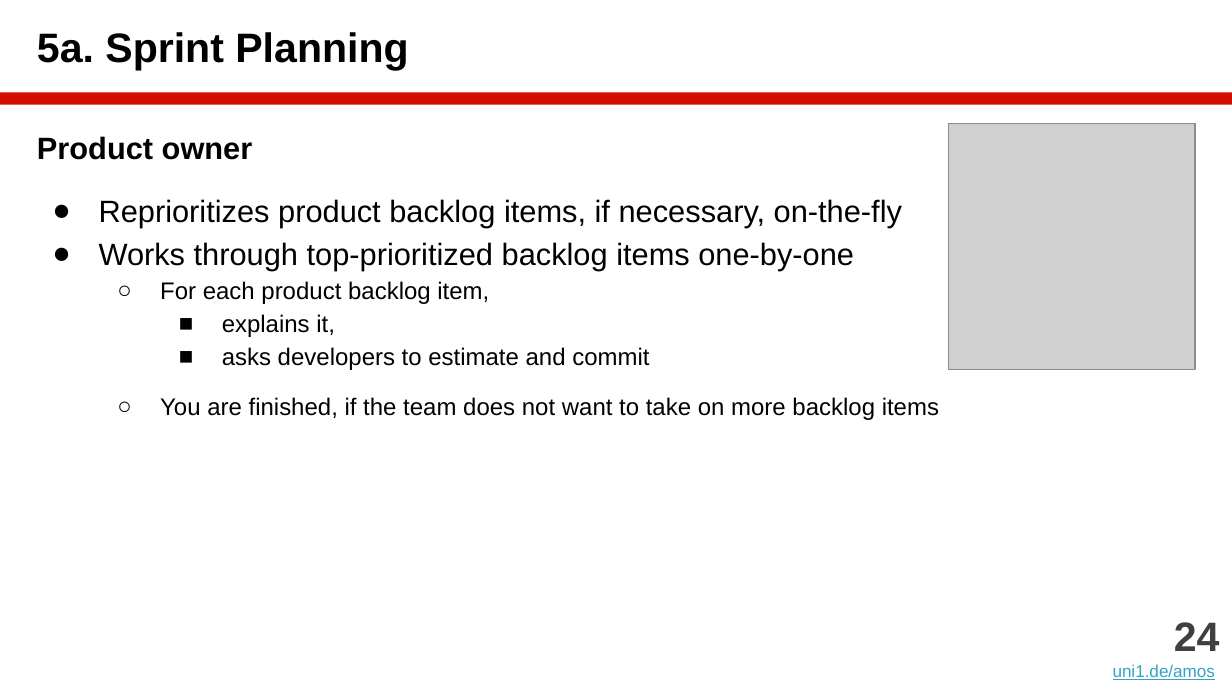
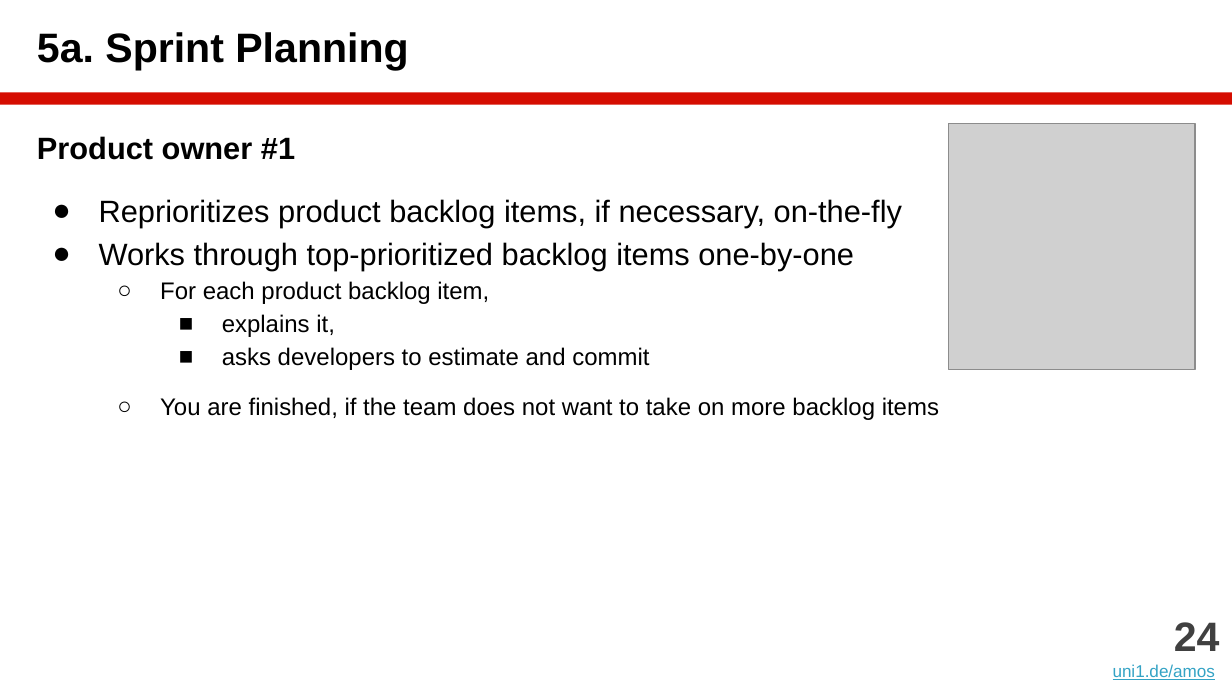
Before and after one commit to dirkriehle/amos-course, a slide deck: slide 24 of Lecture slides/AMOS B02 - Scrum and AMOS.pptx. Drawn at 1232x693 pixels with LibreOffice and Linux fonts; fonts in the diff are those of the drawing; grey boxes stand for pictures. Boxes give left, top, right and bottom in pixels: in the first picture for what was removed or moved away, otherwise in the second. Text is boxed around its words. In the diff, an @@ line names an element or a change of style, - is before the commit and + after.

```diff
--- a/Lecture slides/AMOS B02 - Scrum and AMOS.pptx
+++ b/Lecture slides/AMOS B02 - Scrum and AMOS.pptx
@@ text at (37,136,295,160): text changed @@
-Product owner
+Product owner #1
```
Also in this commit, not shown: 4 other slides changed, 1 other file.
